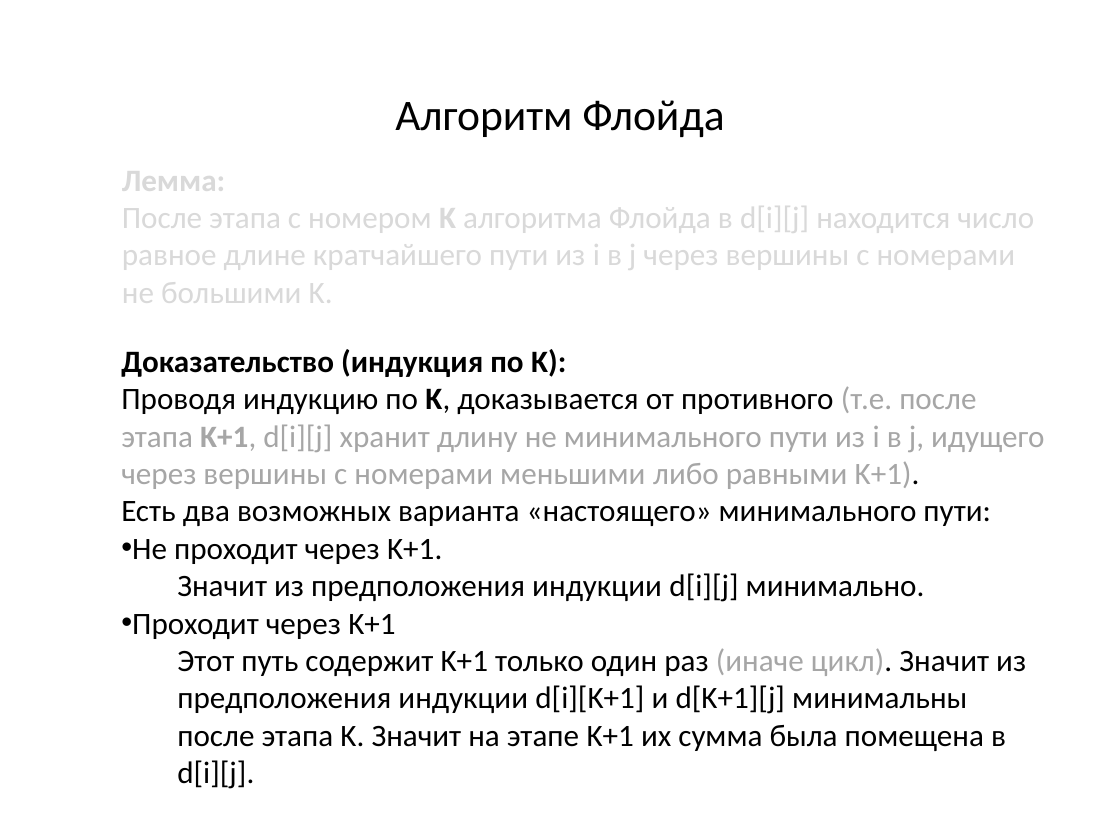
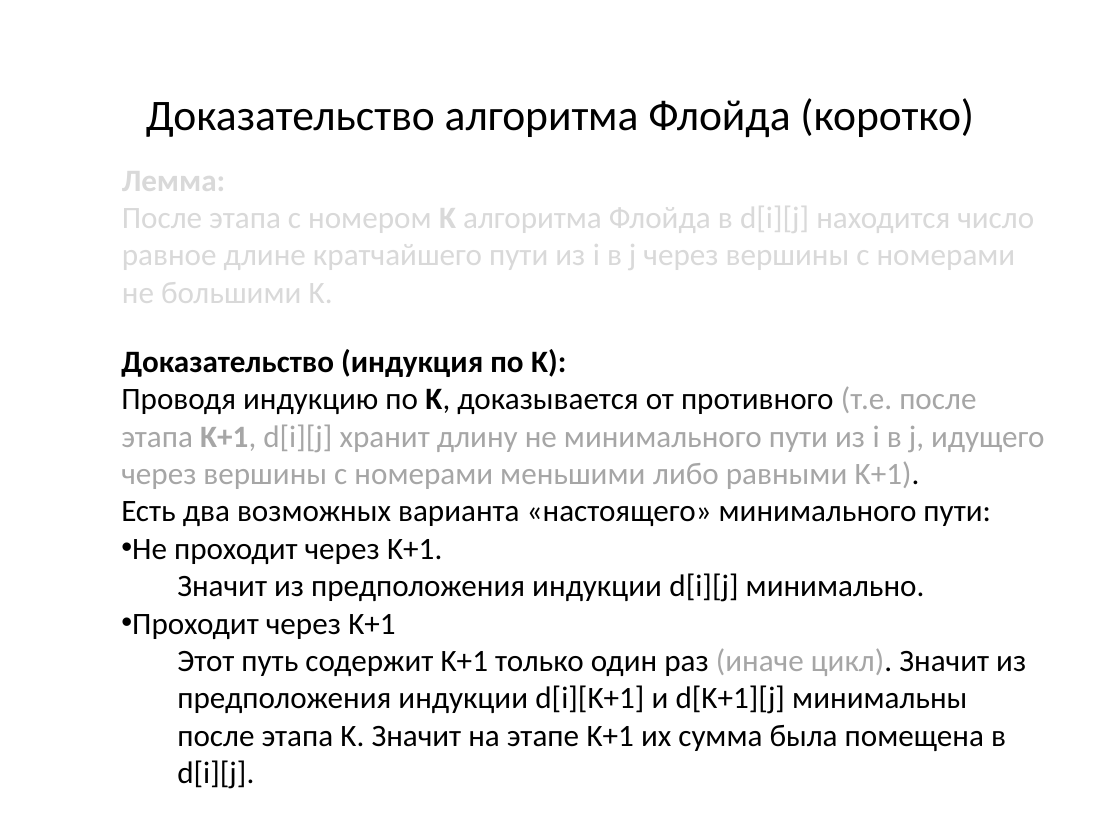
Before and after one commit to SteinbergOB/ANG, a slide deck: slide 31 of Презентации/Лекция 3.pptx (slide 26 before the commit). Drawn at 1120x840 pixels with LibreOffice and Linux fonts; fonts in the diff are those of the drawing. Boxes give left, top, right and bottom in pixels: in the first picture for what was removed or moved away, otherwise in the second. Text is boxed around its words. In the diff, an @@ line names an element or a change of style, - is before the commit and + after.

```diff
--- a/Презентации/Лекция 3.pptx
+++ b/Презентации/Лекция 3.pptx
@@ text at (146,98,974,137): text changed @@
-Алгоритм Флойда
+Доказательство алгоритма Флойда (коротко)
```
Also in this commit, not shown: 21 other slides changed, 26 slides added, 2 other files.
